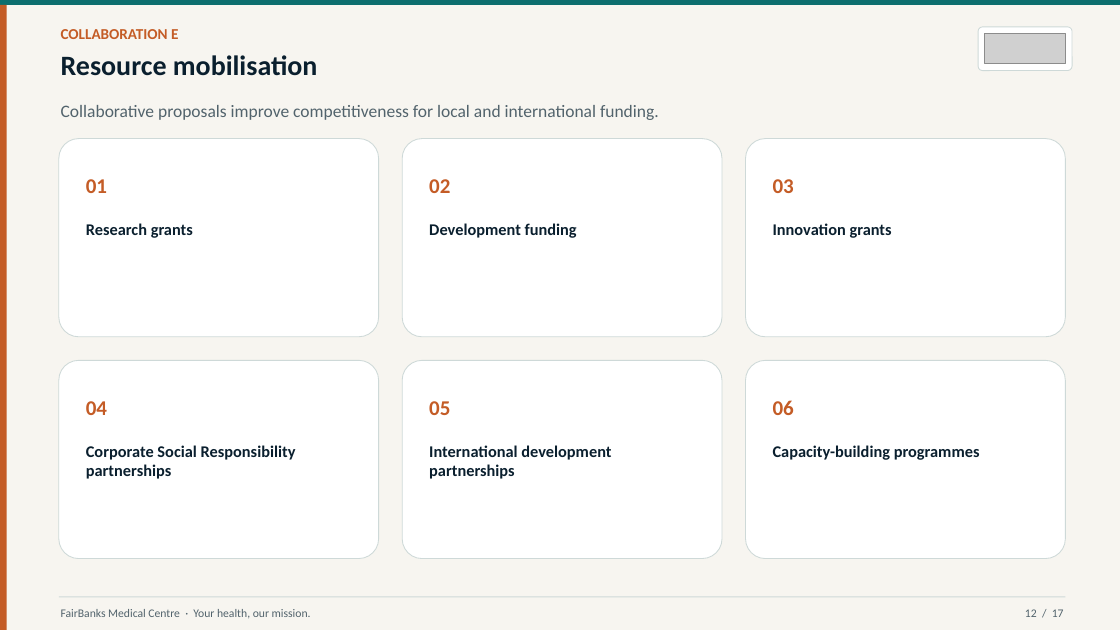
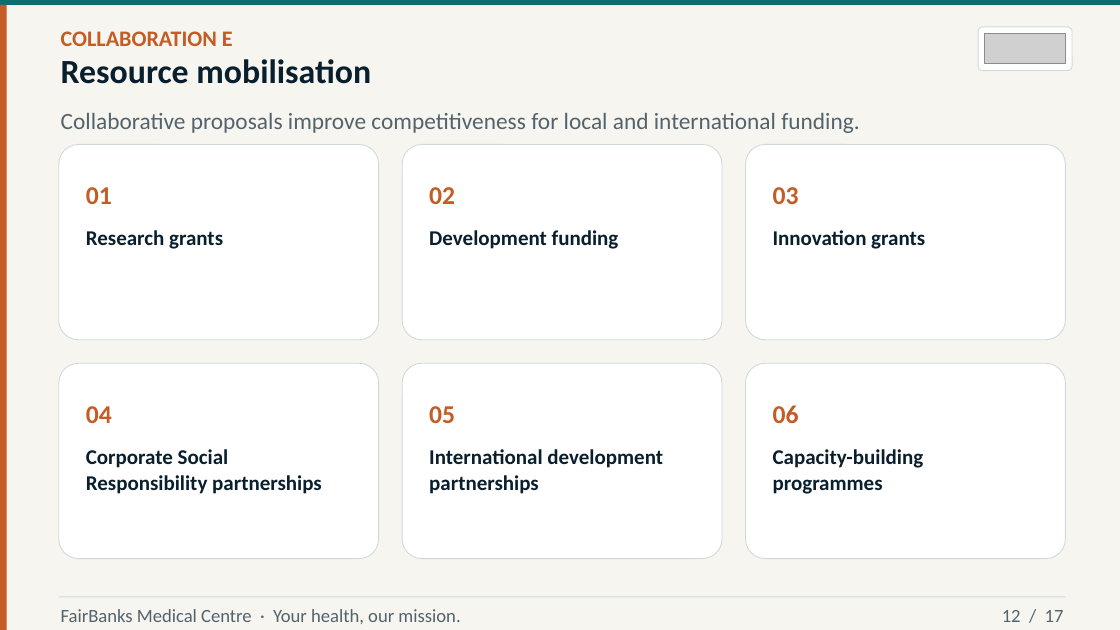
Before and after one commit to WASSWA2624/fairbanks, a slide deck: slide 12 of victoria/documents/victoria_ppt.pptx. Drawn at 1120x630 pixels with LibreOffice and Linux fonts; fonts in the diff are those of the drawing; grey boxes stand for pictures. Boxes give left, top, right and bottom in pixels: in the first picture for what was removed or moved away, otherwise in the second. Text is boxed around its words. In the diff, an @@ line names an element or a change of style, - is before the commit and + after.

Commit message:
Update Victoria University partnership proposal script and PowerPoint presentation. Adjusted header and footer dimensions, refined text formatting, and improved layout for title and subtitle handling. Enhanced bullet point sizes and spacing for better readability, and added new content sections to clarify collaboration areas with FairBanks Medical Centre.

```diff
--- a/victoria/documents/victoria_ppt.pptx
+++ b/victoria/documents/victoria_ppt.pptx
@@ text "COLLABORATION E" at [61, 31, 233, 46]: size 13 to 19 pt @@
@@ text "Resource mobilisation" at [61, 59, 371, 84]: size 24 to 29 pt @@
@@ text "Collaborative proposals improve competitiveness for ..." at [61, 113, 859, 133]: size 15 to 20 pt @@
@@ 6 rounded rectangles, 1 text: place and size @@
-6 rounded rectangles, 1 text at [59, 105, 1066, 559]
+6 rounded rectangles, 1 text at [59, 113, 1066, 560]
@@ size 18 to 22 pt in 6 elements at [86, 406, 112, 423], [429, 406, 455, 423], [773, 405, 799, 423], [86, 187, 112, 204], [429, 187, 455, 204], [773, 187, 799, 204] @@
@@ size 14 to 18 pt in 6 elements at [86, 449, 322, 494], [429, 449, 663, 494], [773, 449, 924, 494], [86, 230, 223, 249], [429, 230, 619, 249], [773, 230, 925, 249] @@
@@ text "FairBanks Medical Centre · Your ..." at [61, 609, 460, 624]: size 10 to 16 pt @@
@@ text "12 / 17" at [1002, 610, 1064, 622]: size 10 to 16 pt @@
```
Also in this commit, not shown: 16 other slides changed, 1 other file.
